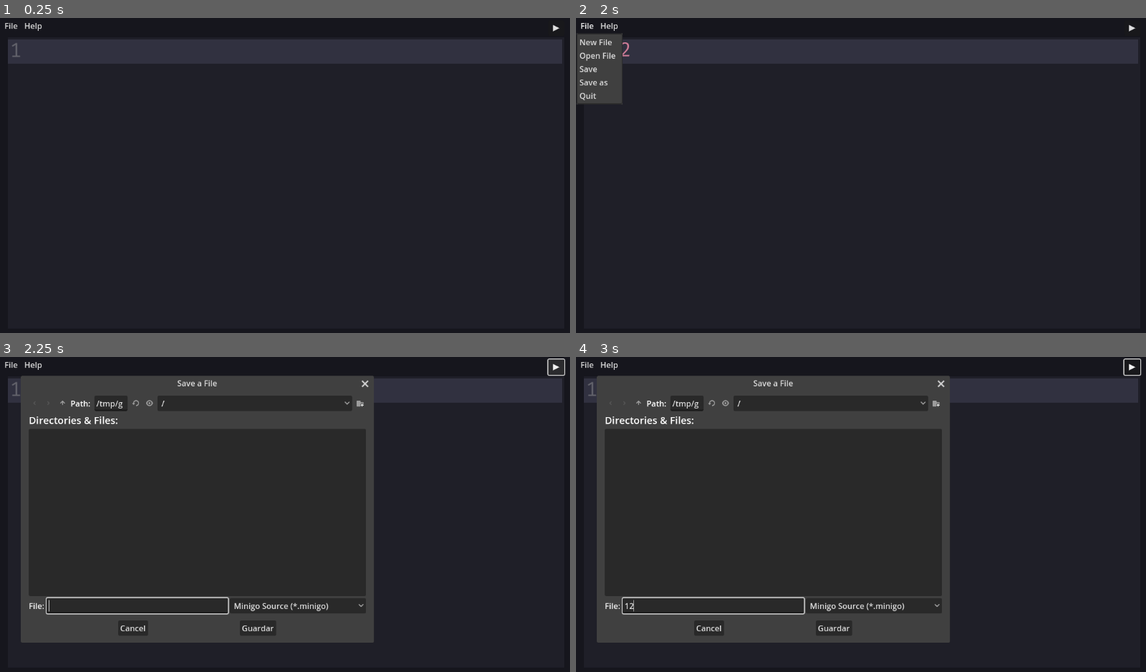
Above: before the commit, frames 1-4 (two rows, left to right).
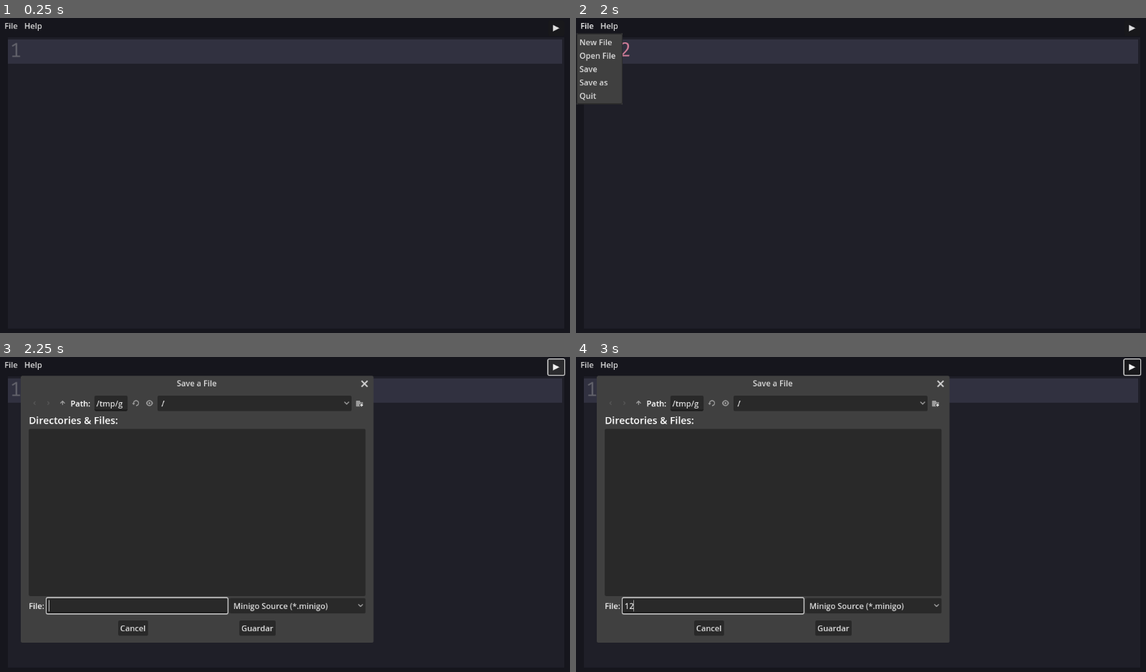
Above: after the commit, the same moments.

Repository: mortalcr/Tronchaeditor
Game: Godot game, scene res://mainsc.tscn
The game is run twice, just before and just after one commit, with the same random seed, the same clock (stepped at 60 frames per second) and the same inputs.
Inputs (mouse positions are in pixels of both pictures, inside the frame that each line leads up to):
- Up to frame 1 (0.25 s): no input
- Up to frame 2 (2 s): click (861, 181) at 0.52 s; type "12" at 0.6 s; click "File" at 1.25 s
- Up to frame 3 (2.25 s): click "▶" at 2 s
- Up to frame 4 (3 s): click (712, 605) at 2.77 s; type "12" at 2.85 s

Frames 1-2 are identical in both runs. In frame 3, 0.3% of the frame differs, in the area x 31-65%, y 7-88%; in frame 4, 0.3%.

Commit message:
fix: main autocompletation

Diff:
--- a/CodeEdit.gd
+++ b/CodeEdit.gd
@@ -133,7 +133,7 @@
 			"error": "error();",
 		}
 
-		keywords = ["func", "return", "if", "else", "package" …(310 unchanged characters)…
+		keywords = ["main","func", "return", "if", "else", "package" …(310 unchanged characters)…
 
 		for words in keywords:
 			if word.begins_with(words[0]) and words.is_subsequence_of(words):
